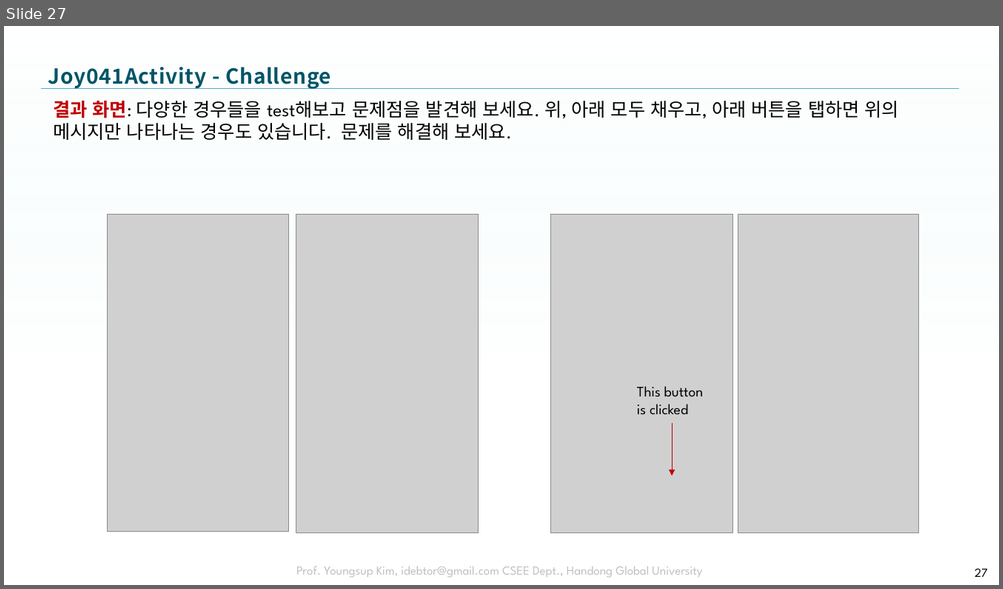
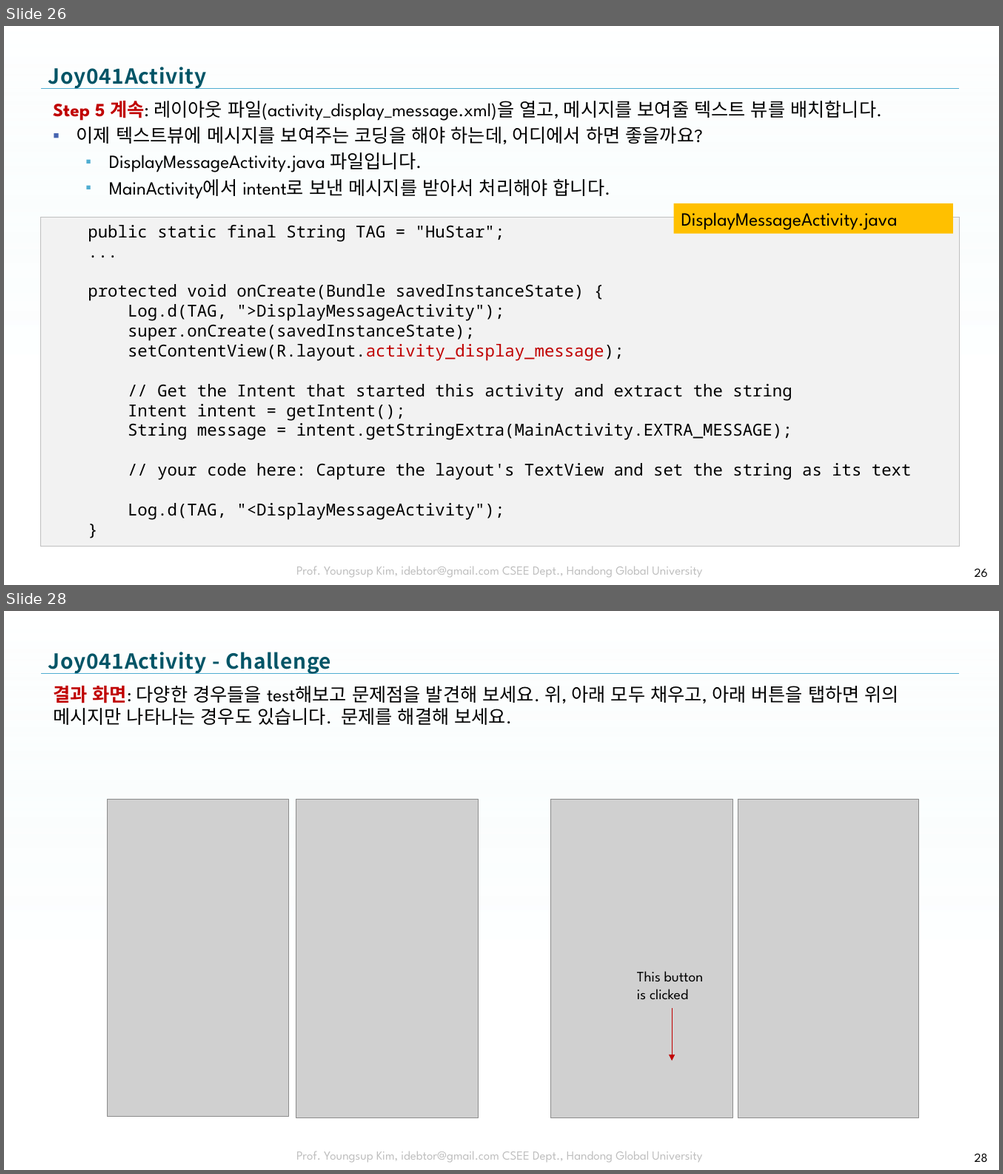
Before and after one commit to tae7841/HuStarAS, a slide deck: ppts/04Activity.pptx. Shown one above the other, each under a label of ours: slide 27 before the commit, slides 26 and 28 after it; the slides between them are not shown. The pictures are 1003x589 and 1003x1174 pixels, drawn with LibreOffice and Linux fonts; fonts in the diff are those of the drawing; grey boxes stand for pictures; background and template pictures are left out. Boxes give left, top, right and bottom in pixels: in the first picture for what was removed or moved away, otherwise in the second. Text is boxed around its words. In the diff, an @@ line names an element or a change of style, - is before the commit and + after.

```diff
--- a/ppts/04Activity.pptx
+++ b/ppts/04Activity.pptx
@@ slide 26 added at <box>4,26,999,585</box>, background picture (left out); not listed: 3 template elements that a slide beside it also shows @@
@@ title added at <box>48,67,206,89</box>, 20 pt, text gradient #005466 to #005061 to #003E4B, bold @@
+Joy041Activity
@@ text added at <box>53,101,882,199</box>, 18 pt, text #000000 @@
+Step 5 계속: 레이아웃 파일(activity_display_message.xml)을 열고, 메시지를 보여줄 텍스트 뷰를 배치합니다.
+▪ 이제 텍스트뷰에 메시지를 보여주는 코딩을 해야 하는데, 어디에서 하면 좋을까요?
+  ▪ DisplayMessageActivity.java 파일입니다.
+  ▪ MainActivity에서 intent로 보낸 메시지를 받아서 처리해야 합니다.
@@ rectangle added at <box>41,218,960,547</box>, fill #F2F2F2, outline #BFBFBF 0.75 pt, 16 pt, text #000000 @@
+public static final String TAG = "HuStar";
+...
+protected void onCreate(Bundle savedInstanceState) {
+Log.d(TAG, ">DisplayMessageActivity");
+super.onCreate(savedInstanceState);
+setContentView(R.layout.activity_display_message);
+// Get the Intent that started this activity and extract the string
+Intent intent = getIntent();
+String message = intent.getStringExtra(MainActivity.EXTRA_MESSAGE);
+// your code here: Capture the layout's TextView and set the string as its text
+Log.d(TAG, "<DisplayMessageActivity");
+}
@@ rectangle added at <box>674,204,953,233</box>, fill #FFC000, 18 pt, text #000000 @@
+DisplayMessageActivity.java
@@ page number added at <box>974,568,987,577</box>, 12 pt, text #000000 @@
+26
@@ what was slide 27 is now slide 28 @@
@@ page number at <box>974,1153,987,1162</box>: text changed @@
-27
+28
```
Also in this commit, not shown: 4 slides changed.
